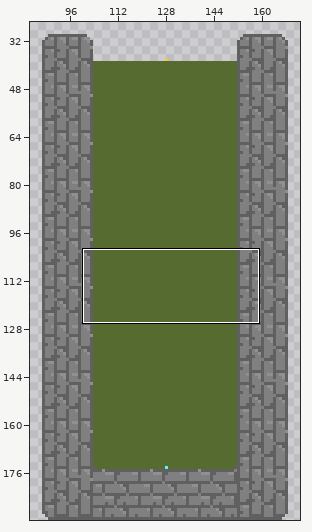
Edited in one commit: pixel-art file (assets/levels/fire.aseprite). Above: a wide view before the commit, with the close-up outlined.
Close-up. Old version:
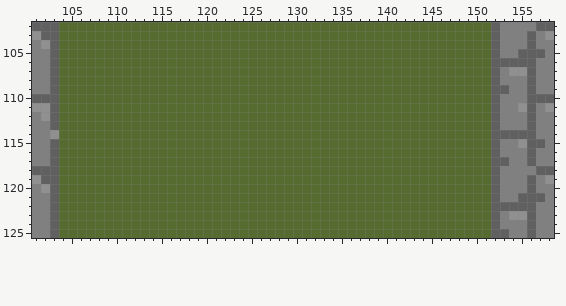
256x192 pixels, 1 frame. Shown: x 101..158, y 102..125. The wide view leaves out empty margins.
After:
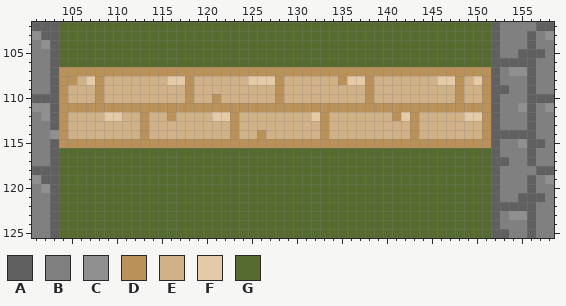
Palette (. is transparent): A #606060  B #808080  C #909090  D #ba9158  E #d1b187  F #e4caa7  G #556b2f
Log entry: tweak level fire Signed-off-by: szdytom <szdytom@qq.com>
The exact change:
The author changed colour G to colour D in row 107 at x 104 to 151; in row 108 at x 104 to 105, 108, 118, 128, 135, 138, 148 and 151; in row 109 at x 104, 108, 118, 128, 138, 148 and 151; in row 110 at x 104, 108, 118, 121, 128, 138, 148 and 151; in row 111 at x 104 to 151; in row 112 at x 104, 113, 116, 123, 133, 141, 143 and 151.
The author changed colour G to colour D in row 113 at x 104, 113, 123, 133, 143 and 151; in row 114 at x 104, 113, 123, 126, 133, 143 and 151; in row 115 at x 104 to 151.
The author changed colour G to colour E in row 108 at x 106, 109 to 115, 119 to 124, 129 to 134, 139 to 145 and 149; in row 109 at x 105 to 107, 109 to 117, 119 to 127, 129 to 137, 139 to 147 and 149 to 150; in row 110 at x 105 to 107, 109 to 117, 119 to 120, 122 to 127, 129 to 137, 139 to 147 and 149 to 150; in row 112 at x 105 to 108, 111 to 112, 114 to 115, 117 to 120, 124 to 131, 134 to 140 and 144 to 148; in row 113 at x 105 to 112, 114 to 122, 124 to 132, 134 to 142 and 144 to 150; in row 114 at x 105 to 112, 114 to 122, 124 to 125, 127 to 132, 134 to 142 and 144 to 150.
The author changed colour G to colour F in row 108 at x 107, 116 to 117, 125 to 127, 136 to 137, 146 to 147 and 150; in row 112 at x 109 to 110, 121 to 122, 132, 142 and 149 to 150.
